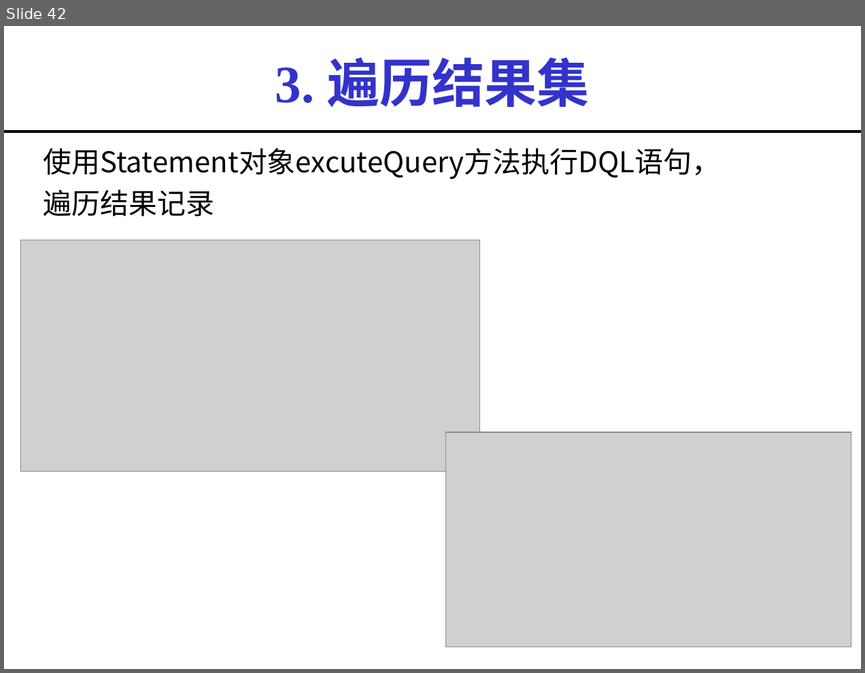
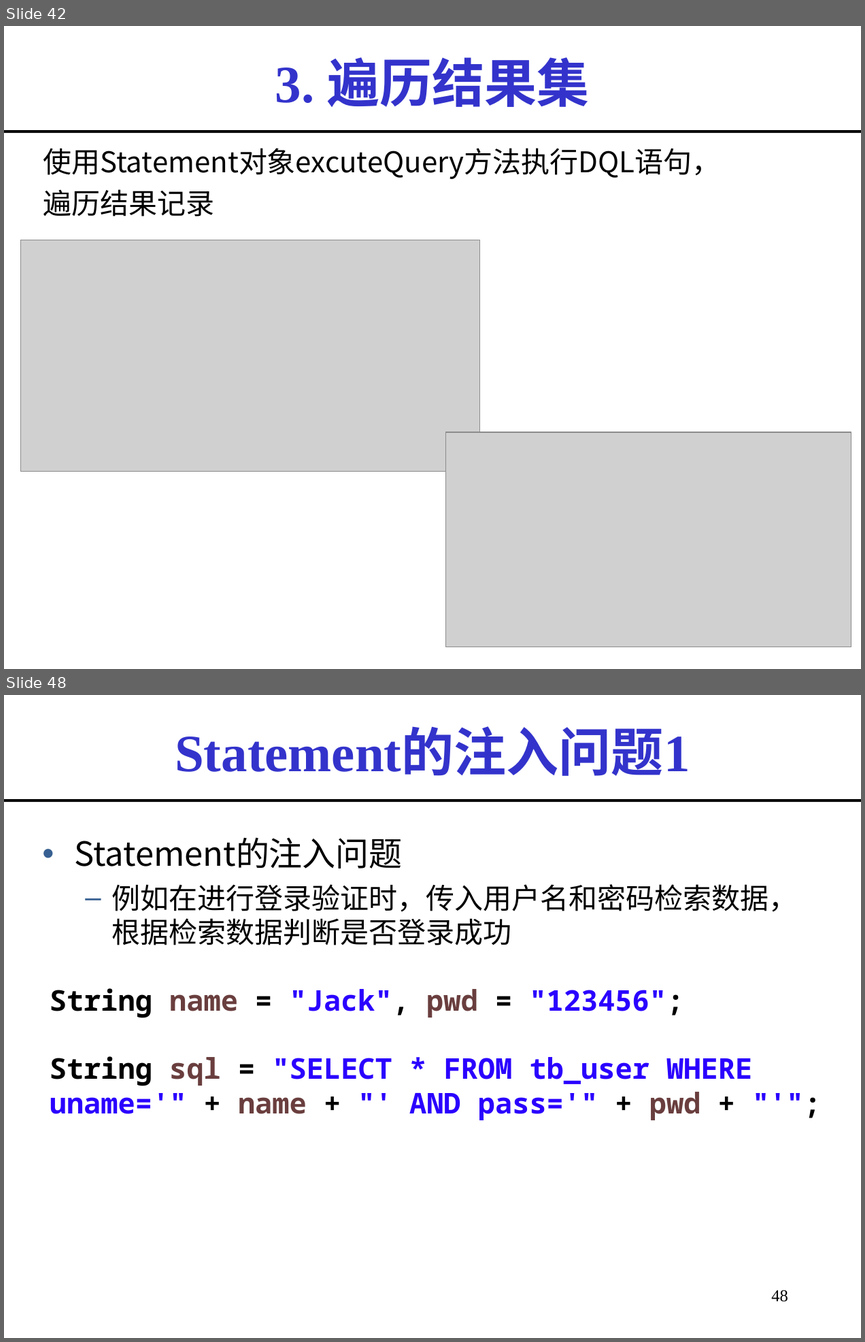
Before and after one commit to imwyw/Java, a slide deck: PPT/javaCh07_数据库连接.ppt. Shown one above the other, each under a label of ours: slide 42 before the commit, slides 42 and 48 after it; the slides between them are not shown. The pictures are 865x673 and 865x1342 pixels, drawn with LibreOffice and Linux fonts; fonts in the diff are those of the drawing; grey boxes stand for pictures. Boxes give left, top, right and bottom in pixels: in the first picture for what was removed or moved away, otherwise in the second. Text is boxed around its words. In the diff, an @@ line names an element or a change of style, - is before the commit and + after.

Commit message:
java 数据库连接

```diff
--- a/PPT/javaCh07_数据库连接.ppt
+++ b/PPT/javaCh07_数据库连接.ppt
@@ slide 48 added at [4,695,861,1338], background #FFFFFF @@
@@ title added at [175,730,690,776], 44 pt, text #3333CC, bold @@
+Statement的注入问题1
@@ line added from (4, 800) to (861, 800), #000000 2.24 pt @@
@@ text added at [75,837,798,945], 24 pt, text #000000 @@
+• Statement的注入问题
+  – 例如在进行登录验证时，传入用户名和密码检索数据，根据检索数据判断是否登录成功
@@ text added at [50,988,752,1120], 24 pt, text #2A00FF, bold @@
+String name = "Jack", pwd = "123456";
+String sql = "SELECT * FROM tb_user WHERE uname='" + name + "' AND pass='" + pwd + "'";
@@ page number added at [771,1289,788,1302], 14 pt, text #000000 @@
+48
```
Also in this commit, not shown: 1 slide changed, 29 other slides added, 8 other files.
